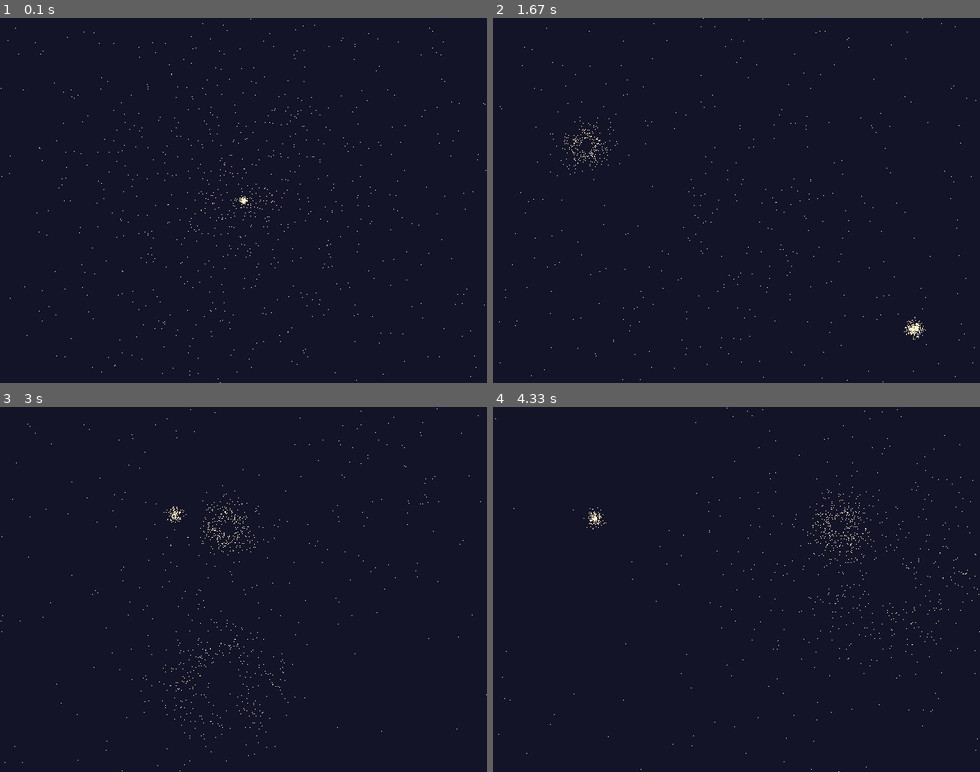
Above: before the commit, frames 1-4 (two rows, left to right).
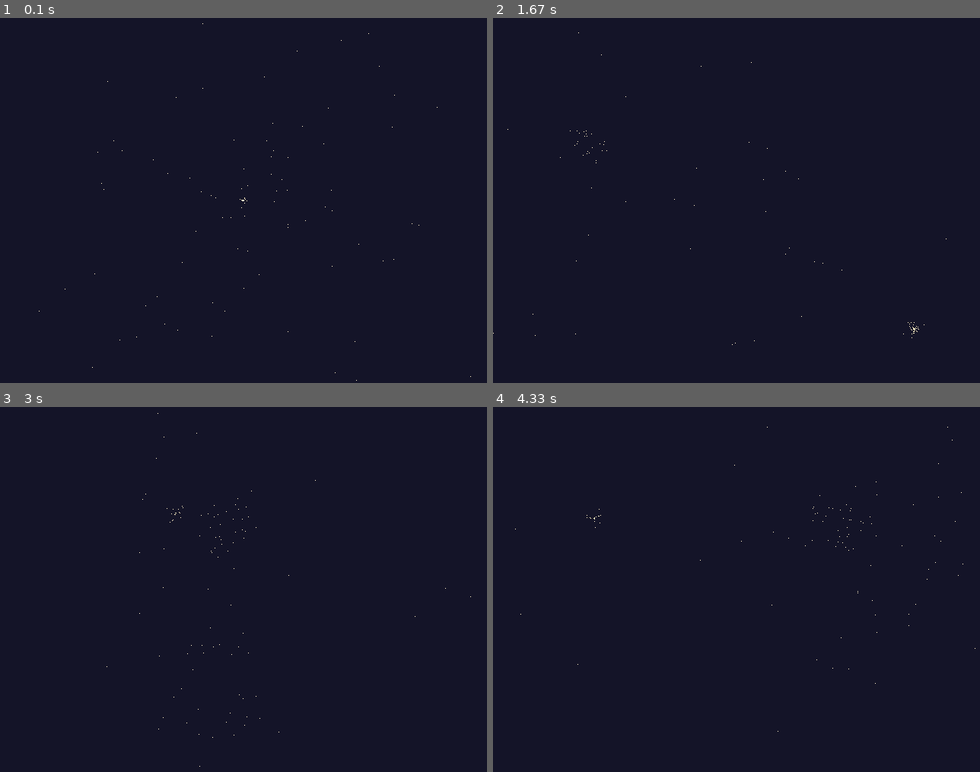
Above: after the commit, the same moments.

Repository: spinningdoughnut/pygame-study
Game: pygame game, started from gravity01.py
The game is run twice, just before and just after one commit, with the same random seed, the same clock (stepped at 60 frames per second) and the same inputs.
Inputs (mouse positions are in pixels of both pictures, inside the frame that each line leads up to):
- Up to frame 1 (0.1 s): no input
- Up to frame 2 (1.67 s): click (717, 215) at 0.38 s; click (736, 222) at 0.72 s; click (585, 145) at 1.05 s; click (916, 328) at 1.38 s
- Up to frame 3 (3 s): click (253, 465) at 1.72 s; click (219, 684) at 2.05 s; click (228, 527) at 2.38 s; click (175, 512) at 2.72 s
- Up to frame 4 (4.33 s): click (863, 556) at 3.05 s; click (887, 582) at 3.38 s; click (838, 523) at 3.72 s; click (595, 520) at 4.05 s

The runs differ from the first frame. In frame 1, 0.3% of the frame differs, in the area x 0-100%, y 0-100%; in frame 2, 0.3%; in frame 3, 0.3%; in frame 4, 0.3%.

Commit message:
change NUMSTARS value, actually just a test commit from PyCharm.

Diff:
--- a/gravity01.py
+++ b/gravity01.py
@@ -8,7 +8,7 @@
 # constants
 WINSIZE = [640, 480]
 WINCENTER = [320, 240]
-NUMSTARS = 1000
+NUMSTARS = 100
 
 grav_const = 6.67430e-11 # m^3 kg^-1 s^-2
 
